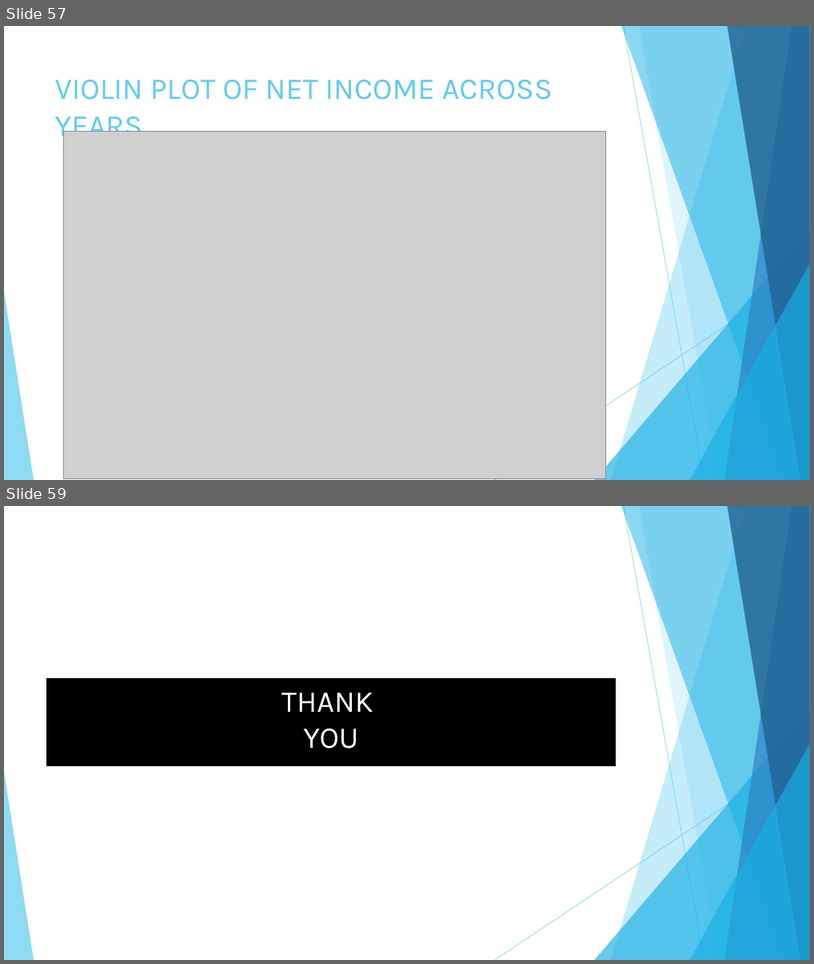
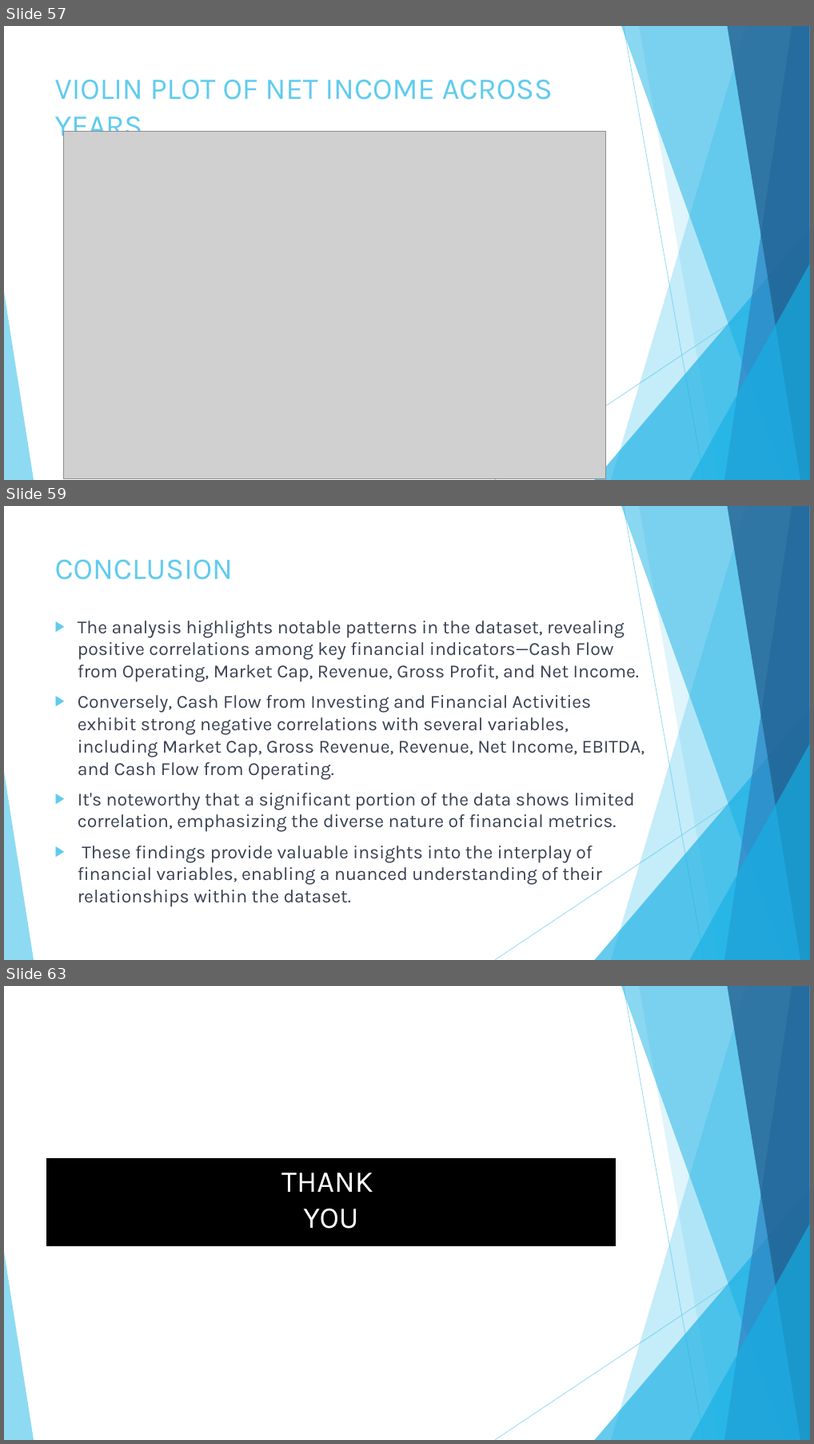
Before and after one commit to chogevic/dsc-dvp-project02, a slide deck: Data Visualization for Financial Statements.pptx. Shown one above the other, each under a label of ours: slides 57 and 59 before the commit, slides 57, 59 and 63 after it; the slides between them are not shown. The pictures are 814x964 and 814x1444 pixels, drawn with LibreOffice and Linux fonts; fonts in the diff are those of the drawing; grey boxes stand for pictures. Boxes give left, top, right and bottom in pixels: in the first picture for what was removed or moved away, otherwise in the second. Text is boxed around its words. In the diff, an @@ line names an element or a change of style, - is before the commit and + after.

```diff
--- a/Data Visualization for Financial Statements.pptx
+++ b/Data Visualization for Financial Statements.pptx
@@ slide 59 added at [4, 506, 810, 960], background #FFFFFF; not listed: 10 template elements that a slide beside it also shows @@
@@ title added at [55, 560, 234, 580], 36 pt, text #5FCBEF @@
+CONCLUSION
@@ text added at [78, 620, 646, 907], 22 pt, text #374151 @@
+▶ The analysis highlights notable patterns in the dataset, revealing positive correlations among key financial indicators—Cash Flow from Operating, Market Cap, Revenue, Gross Profit, and Net Income.
+▶ Conversely, Cash Flow from Investing and Financial Activities exhibit strong negative correlations with several variables, including Market Cap, Gross Revenue, Revenue, Net Income, EBITDA, and Cash Flow from Operating.
+▶ It's noteworthy that a significant portion of the data shows limited correlation, emphasizing the diverse nature of financial metrics.
+▶ These findings provide valuable insights into the interplay of financial variables, enabling a nuanced understanding of their relationships within the dataset.
@@ what was slide 59 is now slide 63 @@
```
Also in this commit, not shown: 1 slide changed, 3 other slides added.
